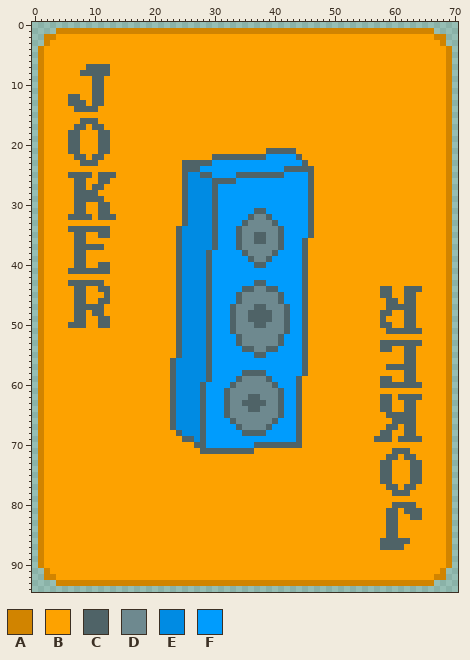
File history of a pixel-art file, assets/j_2_loudspeaker.aseprite. The picture above is the old version.
71x95 pixels, 1 frame.
Palette (. is transparent): A #d18400  B #fda200  C #4f6367  D #6e898f  E #008be3  F #009cfd
After the commit:
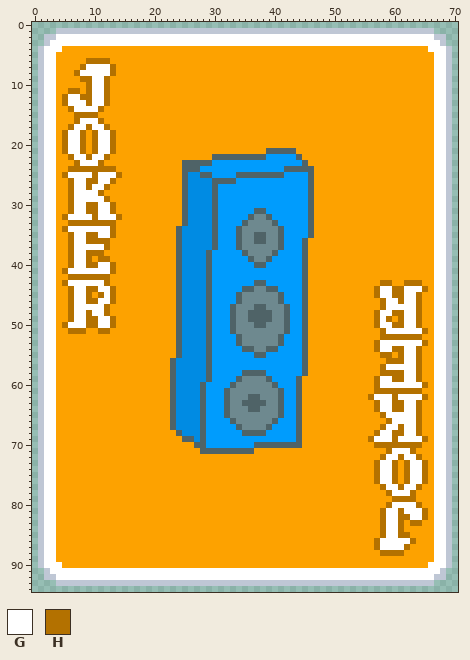
Colours new in this view: G #ffffff  H #b37100
Changes in this commit:
layer "bg" added
layer "outline" added
layer "text" added
layer "Layer" removed
colour A: #d18400 -> #bfc7d5
Changed rows in their new state; - is a pixel that keeps its letter.
Layers "text", "outline":
first column x 2:
 2 --GGGGGGGGGGGGGGGGGGGGGGGGGGGGGGGGGGGGGGGGGGGGGGGGGGGGGGGGGGGGGGG--
 3 -GGGGGGGGGGGGGGGGGGGGGGGGGGGGGGGGGGGGGGGGGGGGGGGGGGGGGGGGGGGGGGGGG-
 4 GGG-------------------------------------------------------------GGG
 5 GG---------------------------------------------------------------GG
 6 GG-----HHHH------------------------------------------------------GG
 7 GG----HGGGGH-----------------------------------------------------GG
 8 GG---HGGGGGH-----------------------------------------------------GG
 9 GG----HHGGH------------------------------------------------------GG
10 GG-----HGGH------------------------------------------------------GG
11 GG--HH-HGGH------------------------------------------------------GG
12 GG-HGGHHGGH------------------------------------------------------GG
13 GG-HGGGHGGH------------------------------------------------------GG
14 GG--HGGGGH-------------------------------------------------------GG
15 GG---HHHH--------------------------------------------------------GG
16 GG---HGGGH-------------------------------------------------------GG
17 GG--HGGHGGH------------------------------------------------------GG
18 GG-HGGH-HGGH-----------------------------------------------------GG
19 GG-HGGH-HGGH-----------------------------------------------------GG
20 GG-HGGH-HGGH-----------------------------------------------------GG
21 GG-HGGH-HGGH-----------------------------------------------------GG
22 GG--HGGHGGH------------------------------------------------------GG
23 GG---HGGGH-------------------------------------------------------GG
24 GG--HHHHHHHH-----------------------------------------------------GG
25 GG-HGGGGHGGGH----------------------------------------------------GG
26 GG--HGGHHGGH-----------------------------------------------------GG
27 GG--HGGHGGH------------------------------------------------------GG
28 GG--HGGGGH-------------------------------------------------------GG
29 GG--HGGGGGH------------------------------------------------------GG
30 GG--HGGHHGGH-----------------------------------------------------GG
31 GG--HGGHHGGH-----------------------------------------------------GG
32 GG-HGGGGHGGGH----------------------------------------------------GG
33 GG--HHHHHHHH-----------------------------------------------------GG
34 GG-HGGGGGGGH-----------------------------------------------------GG
35 GG--HGGHHGGH-----------------------------------------------------GG
36 GG--HGGHHHH------------------------------------------------------GG
37 GG--HGGGGGH------------------------------------------------------GG
38 GG--HGGHHH-------------------------------------------------------GG
39 GG--HGGH-HH------------------------------------------------------GG
40 GG--HGGHHGGH-----------------------------------------------------GG
41 GG-HGGGGGGGH-----------------------------------------------------GG
42 GG--HHHHHHH------------------------------------------------------GG
43 GG-HGGGGGGH---------------------------------------------HH--HHH--GG
44 GG--HGGHHGGH-------------------------------------------HGGHHGGGH-GG
45 GG--HGGH-HGH-------------------------------------------HGGHHGGH--GG
46 GG--HGGHHGGH--------------------------------------------HGGHGGH--GG
47 GG--HGGGGGH---------------------------------------------HGGGGGH--GG
48 GG--HGGHGGH--------------------------------------------HGGHHGGH--GG
49 GG--HGGHHGGH-------------------------------------------HGH-HGGH--GG
50 GG-HGGGHHGGH-------------------------------------------HGGHHGGH--GG
51 GG--HHH--HH---------------------------------------------HGGGGGGH-GG
52 GG------------------------------------------------------HHHHHHH--GG
53 GG-----------------------------------------------------HGGGGGGGH-GG
54 GG-----------------------------------------------------HGGHHGGH--GG
55 GG------------------------------------------------------HH-HGGH--GG
56 GG-------------------------------------------------------HHHGGH--GG
57 GG------------------------------------------------------HGGGGGH--GG
58 GG------------------------------------------------------HHHHGGH--GG
59 GG-----------------------------------------------------HGGHHGGH--GG
60 GG-----------------------------------------------------HGGGGGGGH-GG
61 GG-----------------------------------------------------HHHHHHHH--GG
62 GG----------------------------------------------------HGGGHGGGGH-GG
63 GG-----------------------------------------------------HGGHHGGH--GG
64 GG-----------------------------------------------------HGGHHGGH--GG
65 GG------------------------------------------------------HGGGGGH--GG
66 GG-------------------------------------------------------HGGGGH--GG
67 GG------------------------------------------------------HGGHGGH--GG
68 GG-----------------------------------------------------HGGHHGGH--GG
69 GG----------------------------------------------------HGGGHGGGGH-GG
70 GG-----------------------------------------------------HHHHHHHH--GG
71 GG-------------------------------------------------------HGGGH---GG
72 GG------------------------------------------------------HGGHGGH--GG
73 GG-----------------------------------------------------HGGH-HGGH-GG
74 GG-----------------------------------------------------HGGH-HGGH-GG
75 GG-----------------------------------------------------HGGH-HGGH-GG
76 GG-----------------------------------------------------HGGH-HGGH-GG
77 GG------------------------------------------------------HGGHGGH--GG
78 GG-------------------------------------------------------HGGGH---GG
79 GG--------------------------------------------------------HHHH---GG
80 GG-------------------------------------------------------HGGGGH--GG
81 GG------------------------------------------------------HGGHGGGH-GG
82 GG------------------------------------------------------HGGHHGGH-GG
83 GG------------------------------------------------------HGGH-HH--GG
84 GG------------------------------------------------------HGGH-----GG
85 GG------------------------------------------------------HGGHH----GG
86 GG-----------------------------------------------------HGGGGGH---GG
87 GG-----------------------------------------------------HGGGGH----GG
88 GG------------------------------------------------------HHHH-----GG
89 GG---------------------------------------------------------------GG
90 GGG-------------------------------------------------------------GGG
91 -GGGGGGGGGGGGGGGGGGGGGGGGGGGGGGGGGGGGGGGGGGGGGGGGGGGGGGGGGGGGGGGGG-
92 --GGGGGGGGGGGGGGGGGGGGGGGGGGGGGGGGGGGGGGGGGGGGGGGGGGGGGGGGGGGGGGG--
Pixel boxes of the changes (left, top, right, bottom) in both pictures:
changed: (38, 28, 452, 586)
